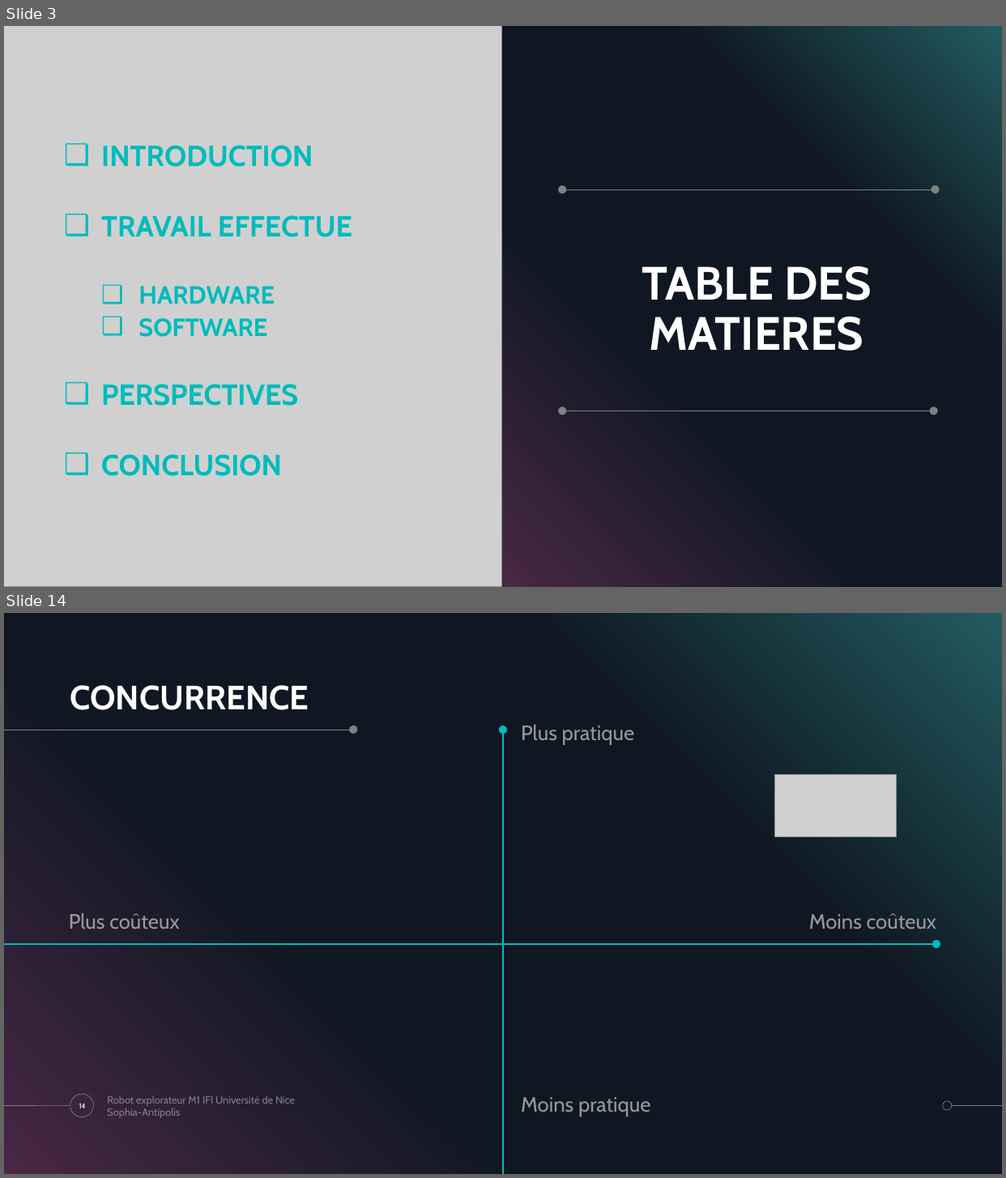
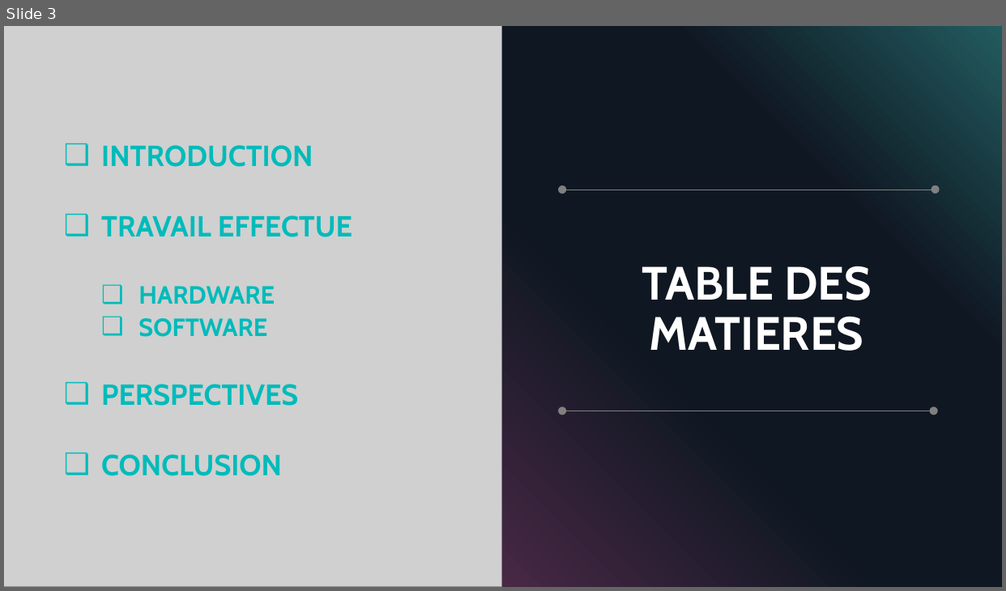
Before and after one commit to ChloeMaccarinelli/TER_M1_S2, a slide deck: doc/Diapo_LOTFI_MACCARINELLI_MARION.pptx. Shown one above the other, each under a label of ours: slides 3 and 14 before the commit, slide 3 after it; the slides between them are not shown. The pictures are 1006x1178 and 1006x591 pixels, drawn with LibreOffice and Linux fonts; fonts in the diff are those of the drawing; grey boxes stand for pictures. Boxes give left, top, right and bottom in pixels: in the first picture for what was removed or moved away, otherwise in the second. Text is boxed around its words. In the diff, an @@ line names an element or a change of style, - is before the commit and + after.

```diff
--- a/doc/Diapo_LOTFI_MACCARINELLI_MARION.pptx
+++ b/doc/Diapo_LOTFI_MACCARINELLI_MARION.pptx
@@ slide 14 removed at (4,613,1002,1174), background #000000; not listed: 3 template elements that a slide beside it also shows @@
@@ rectangle removed at (4,613,1002,1174) @@
@@ title removed at (70,685,309,710) @@
-CONCURRENCE
@@ line removed from (4, 730) to (352, 730) @@
@@ ellipse removed at (349,726,357,734) @@
@@ ellipse removed at (499,726,507,735) @@
@@ line removed from (503, 1174) to (503, 731) @@
@@ text removed at (521,725,635,745) @@
-Plus pratique
@@ picture removed at (775,775,897,837) @@
@@ text removed at (69,914,179,929) @@
-Plus coûteux
@@ text removed at (809,914,936,929) @@
-Moins coûteux
@@ line removed from (4, 944) to (936, 944) @@
@@ ellipse removed at (932,940,940,948) @@
@@ ellipse removed at (70,1094,94,1118) @@
@@ text removed at (107,1096,295,1118) @@
-Robot explorateur M1 IFI Université de Nice Sophia-Antipolis
@@ text removed at (521,1097,650,1117) @@
-Moins pratique
@@ page number removed at (79,1103,86,1109) @@
-14
```
Also in this commit, not shown: 8 slides changed, 9 slides added, 16 other slides removed.
